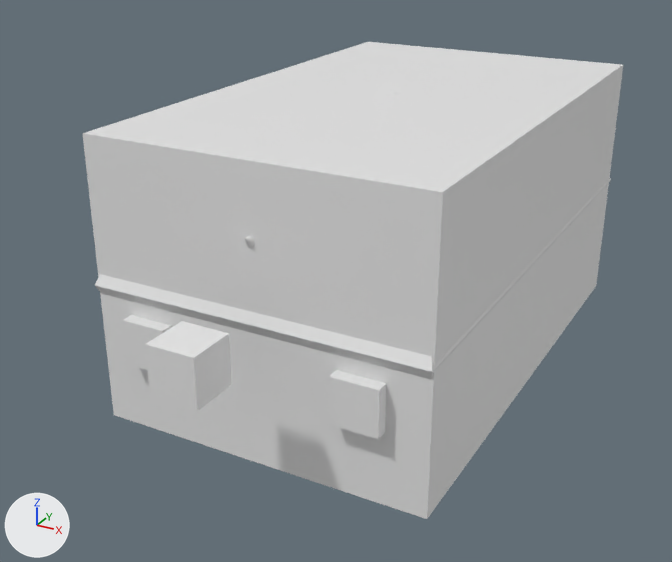
One commit to the glTF model server/src/assets/models/drone.glb: the scene before it, then after it.
Both versions are drawn from a 50 mm lens placed at (0.561, -1.037, 0.5), pointed at (-0.003, -0.01, -0.013). The axes (+X, +Y, +Z) are drawn at lower left. The lights are the same throughout. Where no turn or scale is listed for an object, it has been applied to the vertices.

The older version as bpy lines, for what is in view:
```python
me_cube_002 = bpy.data.meshes.new('Cube.002')
me_cube_002.from_pydata(...)  # a box spanning x -0.0314..0.0314, y -0.0314..0.0314, z -0.0314..0.0314
me_cube_003 = bpy.data.meshes.new('Cube.003')
me_cube_003.from_pydata(...)  # a box spanning x -0.0314..0.0314, y -0.0314..0.0314, z -0.0314..0.0314
me_cube_004 = bpy.data.meshes.new('Cube.004')
me_cube_004.from_pydata(...)  # a box spanning x -0.0314..0.0314, y -0.0314..0.0314, z -0.0314..0.0314
ob_bullet_0 = bpy.data.objects.new('bullet_0', me_cube_004)
ob_bullet_0.location = (0.146, -0.21, -0.047)
ob_bullet_1 = bpy.data.objects.new('bullet_1', me_cube_003)
ob_bullet_1.location = (-0.151, -0.21, -0.047)
ob_missile = bpy.data.objects.new('missile', me_cube_002)
ob_missile.location = (0.001, -0.343, 0.018)
# also in view: 'drone' at (0.001, 0.152, 0.049); 'Cube' at (0.001, 0.152, 0.018)
```
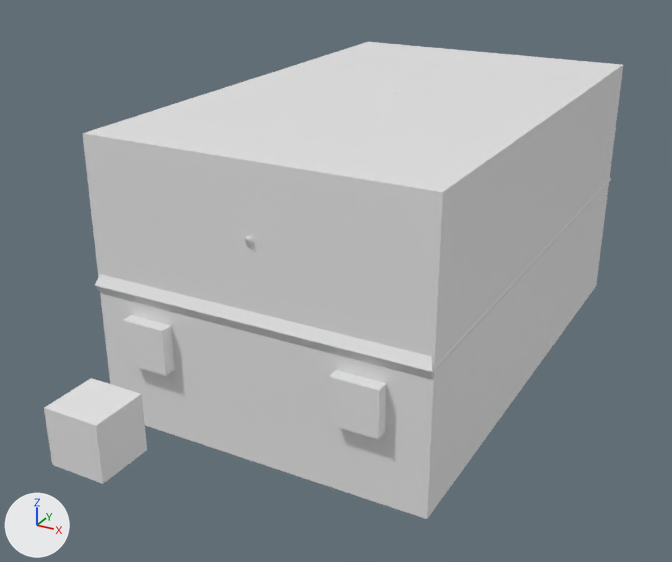
Location of each change, (x1, y1, x2, y2) in pixels of the pictures (672 x 562 px):
'missile', moved: before (145, 321, 232, 411); after (44, 378, 147, 484)

Edits to the bpy script that builds the scene:
```text
Change ob_missile:
    ob_missile.location: (0.001, -0.343, 0.018) -> (0.001, -0.487, 0.018)
```
